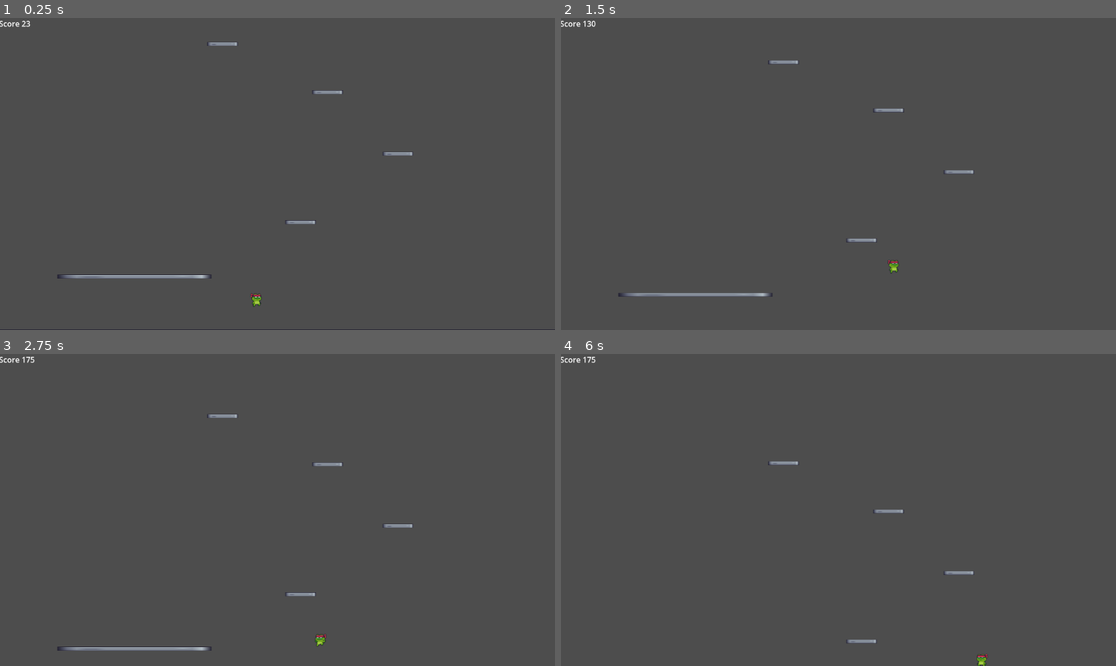
Above: before the commit, frames 1-4 (two rows, left to right).
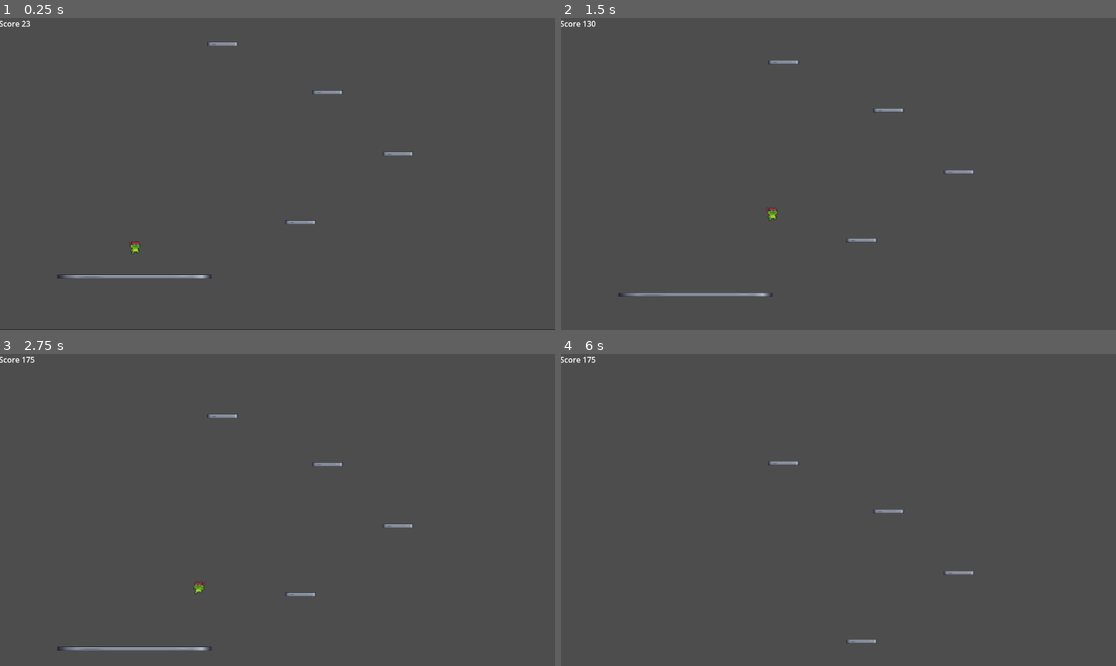
Above: after the commit, the same moments.

Repository: franklinjr12/plataformme
Game: Godot game, scene res://scenes/world.tscn
Two runs of this game, one before a commit and one after it. Both use one fixed random seed, a clock stepped at 60 frames per second and the inputs below.
Inputs:
- Up to frame 1 (0.25 s): no input
- Up to frame 2 (1.5 s): hold D (move_right) from 0.53 s (still down)
- Up to frame 3 (2.75 s): release D (move_right) at 2.03 s; hold A (move_left) from 2.03 s (still down)
- Up to frame 4 (6 s): release A (move_left) at 2.78 s; hold D (move_right) 2.78-4.28 s; hold A (move_left) 4.28-5.03 s; hold D (move_right) 5.03-5.78 s; hold A (move_left) from 5.78 s (still down)

The runs differ from the first frame. In frame 1, 0.1% of the frame differs, in the area x 23-48%, y 71-93%; in frame 2, 0.1%; in frame 3, 0.1%; in frame 4, less than 0.1%.

Commit message:
player out of screen detection

Diff:
--- a/scenes/platform.tscn
+++ b/scenes/platform.tscn
@@ -6,6 +6,7 @@
 size = Vector2(1596, 8)
 
 [node name="Platform" type="StaticBody2D"]
+scale = Vector2(0.1, 1)
 
 [node name="CollisionShape2D" type="CollisionShape2D" parent="."]
 shape = SubResource("RectangleShape2D_i7141")
--- a/scenes/world.tscn
+++ b/scenes/world.tscn
@@ -135,7 +135,7 @@
 script = ExtResource("1_4mrxx")
 
 [node name="Player" type="CharacterBody2D" parent="."]
-position = Vector2(534, 600)
+position = Vector2(282, 491)
 script = ExtResource("1_71j4m")
 
 [node name="AnimatedSprite2D" type="AnimatedSprite2D" parent="Player"]
@@ -150,8 +150,9 @@
 wait_time = 2.0
 autostart = true
 
-[node name="Platform" parent="." instance=ExtResource("6_qfnet")]
+[node name="InitialPlatform" parent="." instance=ExtResource("6_qfnet")]
 position = Vector2(591, 644)
+scale = Vector2(0.8, 1)
 
 [node name="Platform2" parent="." instance=ExtResource("6_qfnet")]
 position = Vector2(281, 530)
--- a/scripts/world.gd
+++ b/scripts/world.gd
@@ -5,12 +5,16 @@
 var initial_player_y = 0
 var player = null
 var scoreLabel = null
+var camera = null
+var view_y = 0
 
 func _ready() -> void:
 	player = get_node("Player")
 	initial_player_y = player.position.y
 	current_player_y = initial_player_y
 	scoreLabel = get_node("Camera2D/ScoreLabel")
+	camera = get_node("Camera2D")
+	view_y = get_viewport_rect().size.y / 2
 
 func _process(delta: float) -> void:
 	var new_y = player.position.y
@@ -18,3 +22,6 @@
 		current_player_y = new_y
 		score = -roundi(current_player_y - initial_player_y)
 		scoreLabel.text = "Score " + str(score)
+	var view_y_end = view_y + camera.position.y
+	if new_y > view_y_end:
+		print("game over")
